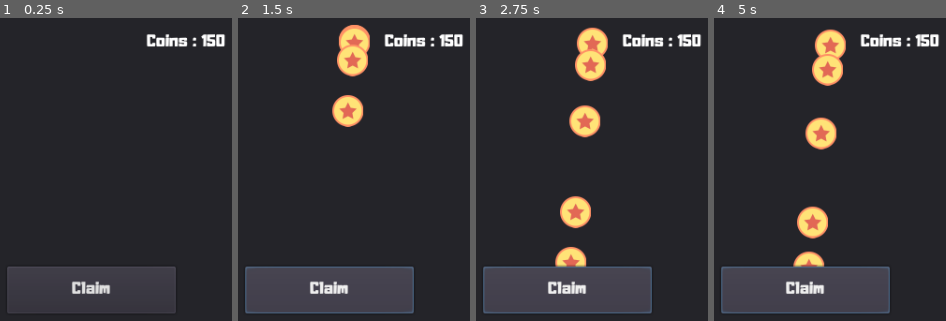
Above: before the commit, frames 1-4 (left to right).
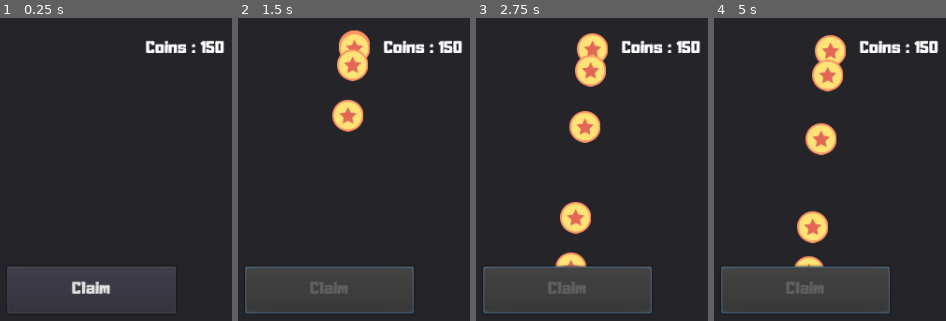
Above: after the commit, the same moments.

Repository: EmineBS/coins_animation
Game: Godot game, scene res://Home.tscn
The game is run twice, just before and just after one commit, with the same random seed, the same clock (stepped at 60 frames per second) and the same inputs.
Inputs (mouse positions are in pixels of both pictures, inside the frame that each line leads up to):
- Up to frame 1 (0.25 s): no input
- Up to frame 2 (1.5 s): click "Claim" at 0.5 s; click (328, 290) at 1.25 s, where only the run before the commit has a clickable "Claim"
- Up to frame 3 (2.75 s): click "Claim" at 2 s
- Up to frame 4 (5 s): tap Enter at 4.25 s

The runs differ from the first frame. In frame 1, 1.5% of the frame differs, in the area x 62-97%, y 5-12%; in frame 2, 4.6%; in frame 3, 6.4%, in the area x 30-97%, y 2-92%; in frame 4, 6.3%.

Commit message:
Some Updates

Diff:
--- a/Home.gd
+++ b/Home.gd
@@ -6,12 +6,10 @@
 onready var tween = $Panel/Tween
 
 var coin_scene = preload("res://Coin.tscn")
-var can_click = true
 
 func _on_Claim_pressed():
-	if can_click:
-		animation_tween(5,Vector2(claim_btn.rect_global_position.x+75,claim_btn.rect_global_position.y),coins_txt.rect_global_position)
-		can_click = false
+	animation_tween(5,Vector2(claim_btn.rect_global_position.x+75,claim_btn.rect_global_position.y),coins_txt.rect_global_position)
+	claim_btn.disabled = true
 
 func instance_coin(i):
 	var coin = coin_scene.instance()
@@ -29,4 +27,8 @@
 		yield(get_tree().create_timer(0.1), "timeout")
 
 	if yield(tween,"tween_completed"):
-		can_click=true
+		yield(get_tree().create_timer(0.6), "timeout")
+		claim_btn.disabled = false
+		var Coins = get_tree().get_root().get_node("Home/Panel/Claim/Start_pos").get_children()
+		for i in Coins:
+			i.queue_free()
--- a/Home.tscn
+++ b/Home.tscn
@@ -24,14 +24,10 @@
 }
 
 [node name="Coins" type="Label" parent="Panel"]
-anchor_left = 0.71
-anchor_top = 0.19
-anchor_right = 0.71
-anchor_bottom = 0.19
-margin_left = -90.8
-margin_top = -18.26
-margin_right = 91.2
-margin_bottom = 18.74
+margin_left = 250.0
+margin_top = 145.0
+margin_right = 430.0
+margin_bottom = 195.0
 custom_fonts/font = SubResource( 1 )
 text = "Coins : 150"
 align = 1
@@ -57,7 +53,7 @@
 
 [node name="Start_pos" type="Position2D" parent="Panel/Claim"]
 show_behind_parent = true
-position = Vector2( -150, -402 )
+position = Vector2( -150, -397 )
 
 [node name="Tween" type="Tween" parent="Panel"]
 
